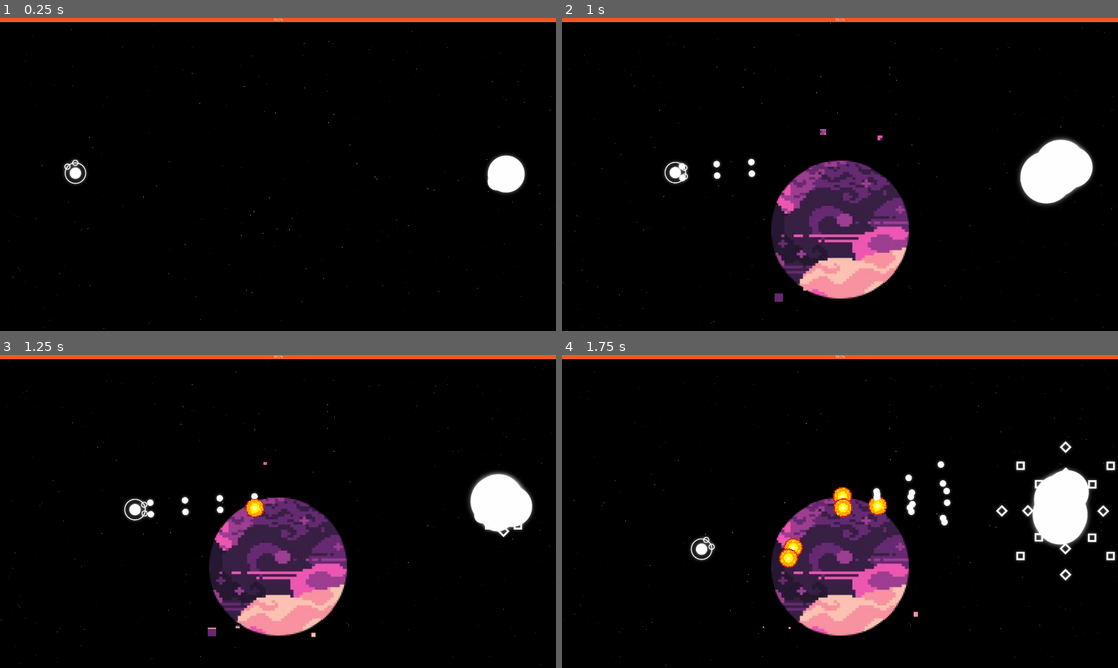
Above: before the commit, frames 1-4 (two rows, left to right).
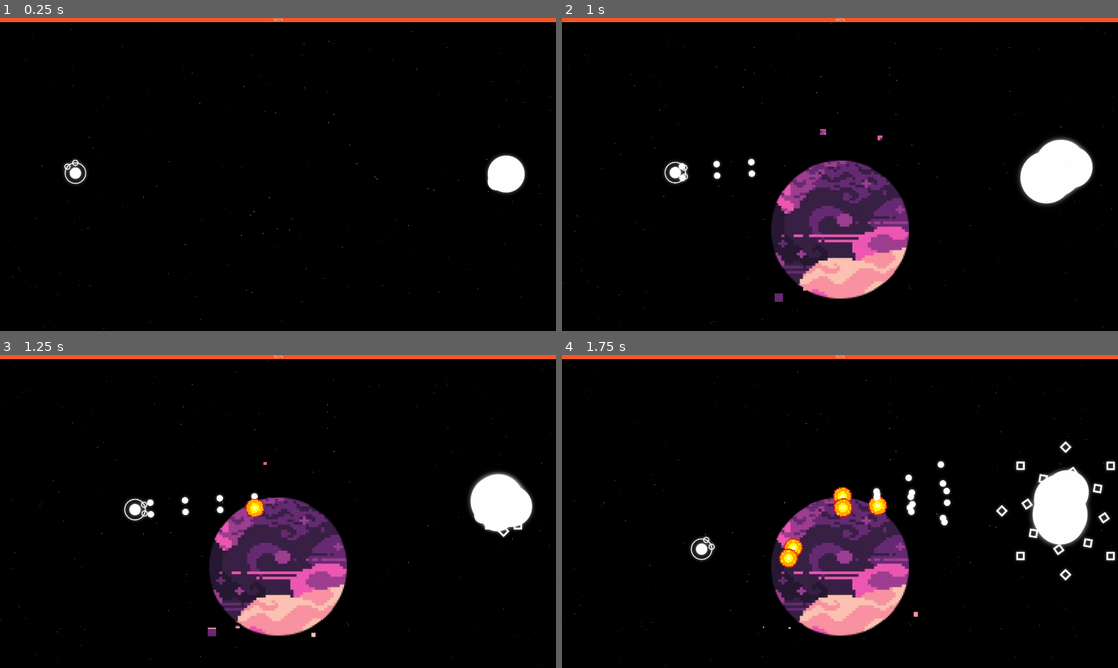
Above: after the commit, the same moments.

Repository: SAM2WOW/ProjectDanmaku
Game: Godot game, scene res://scenes/Main.tscn
The game is run twice, just before and just after one commit, with the same random seed, the same clock (stepped at 60 frames per second) and the same inputs. The engine's default icon, where the game draws it, is replaced by a stand-in: a white triangle on a blue panel in a dark square.
Inputs (mouse positions are in pixels of both pictures, inside the frame that each line leads up to):
- Up to frame 1 (0.25 s): no input
- Up to frame 2 (1 s): tap Enter at 0.5 s; move the mouse to (962, 158) at 0.52 s; press the mouse at (962, 158) at 0.53 s; hold D (move_right) from 0.53 s (still down)
- Up to frame 3 (1.25 s): keep holding D (move_right)
- Up to frame 4 (1.75 s): move the mouse to (728, 527) at 1.27 s; release D (move_right) at 1.28 s; release the mouse at (728, 527) at 1.28 s; hold S (move_down) from 1.28 s (still down); click (728, 527) at 1.35 s

Frames 1-3 are identical in both runs. In frame 4, 0.6% of the frame differs, in the area x 82-99%, y 35-65%.

Commit message:
more bullet setup

Diff:
--- a/objects/characters/Boss.gd
+++ b/objects/characters/Boss.gd
@@ -49,14 +49,12 @@
 		0:
 			var num_waves = 4;
 			var wave_interval = 0.3;
-			var timer = get_node("Style0/PatternTimer0");
-			var offset_inc = 0.2;
+			var offset_inc = 10;
 			# instantiate the bullets
 			# set the bullets properties to the one of the style
 			for i in num_waves:
 				fire_pulse(get_global_position(), 8, offset_inc*i, style);
-				timer.start(0.3);
-				yield(timer, "timeout");
+				yield(get_tree().create_timer(wave_interval), "timeout");
 			get_node("FireTimer").start();
 		1:
 			pass
--- a/objects/characters/Boss.tscn
+++ b/objects/characters/Boss.tscn
@@ -49,10 +49,6 @@
 scale_amount_random = 0.56
 scale_amount_curve = SubResource( 7 )
 
-[node name="PatternTimer0" type="Timer" parent="Style0"]
-wait_time = 0.3
-one_shot = true
-
 [node name="Style1" type="Node2D" parent="."]
 visible = false
 
@@ -60,6 +56,7 @@
 position = Vector2( 1, -2 )
 scale = Vector2( 5, 5 )
 frames = SubResource( 5 )
+frame = 2
 playing = true
 
 [node name="Style2" type="Node2D" parent="."]
